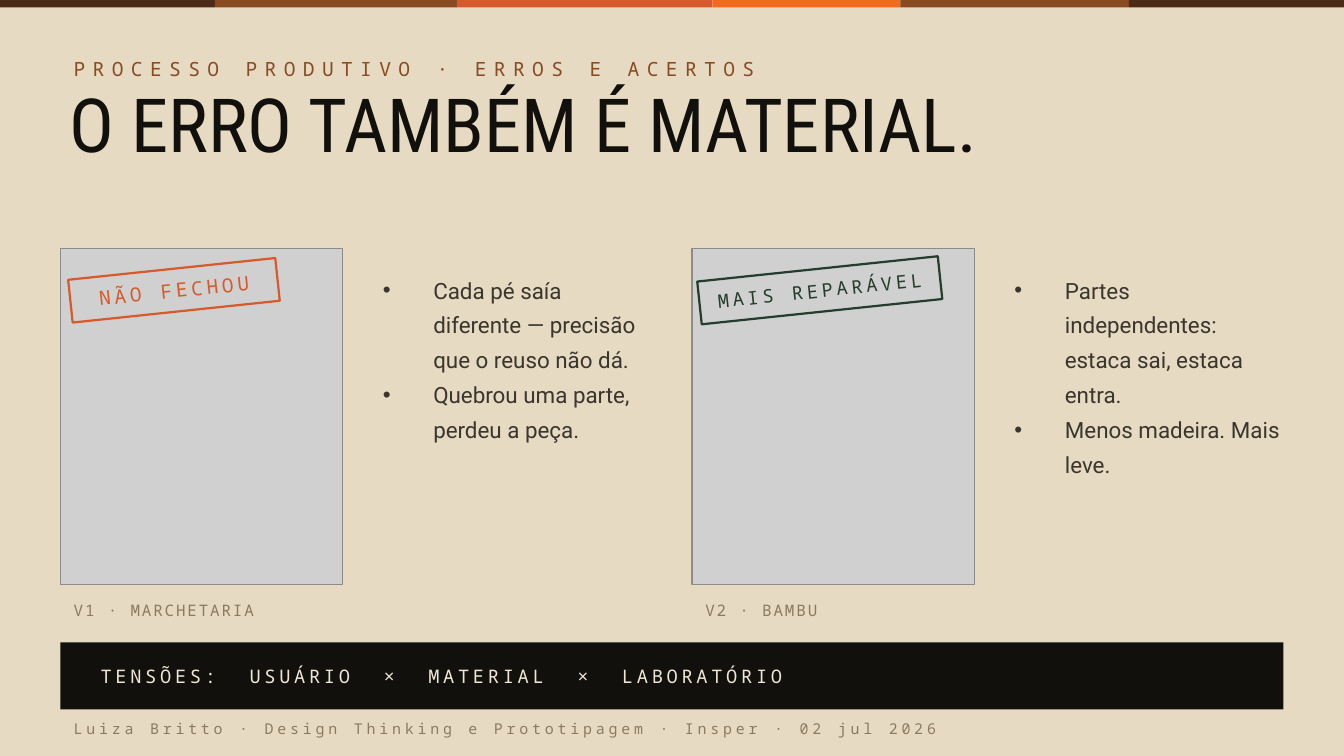
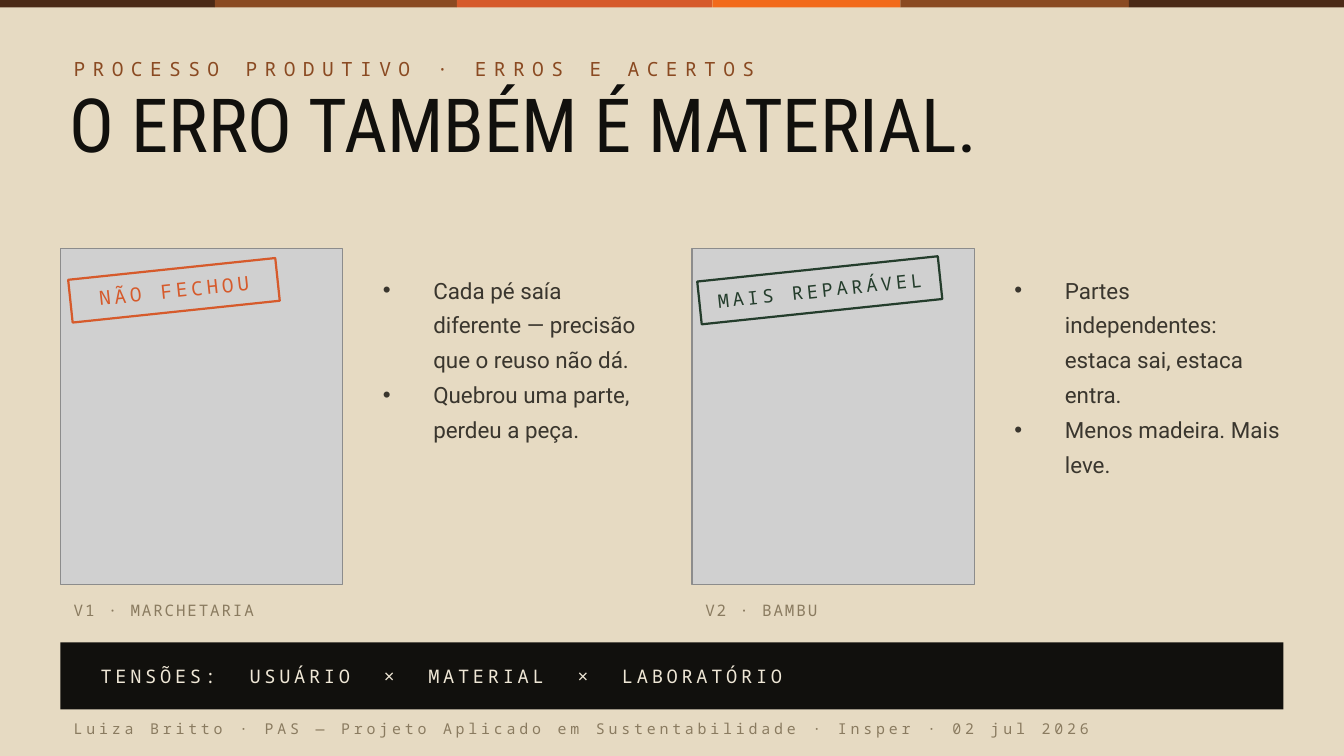
Before and after one commit to lubritto-hub/clipping, a slide deck: slide 10 of entrega/CadeiraBeni_pitch.pptx. Drawn at 1344x756 pixels with LibreOffice and Linux fonts; fonts in the diff are those of the drawing; grey boxes stand for pictures. Boxes give left, top, right and bottom in pixels: in the first picture for what was removed or moved away, otherwise in the second. Text is boxed around its words. In the diff, an @@ line names an element or a change of style, - is before the commit and + after.

```diff
--- a/entrega/CadeiraBeni_pitch.pptx
+++ b/entrega/CadeiraBeni_pitch.pptx
@@ text at box(74, 723, 1089, 738): text changed @@
-Luiza Britto · Design Thinking e Prototipagem · Insper · 02 jul 2026
+Luiza Britto · PAS — Projeto Aplicado em Sustentabilidade · Insper · 02 jul 2026
```
Also in this commit, not shown: 11 other slides changed, 5 other files.
